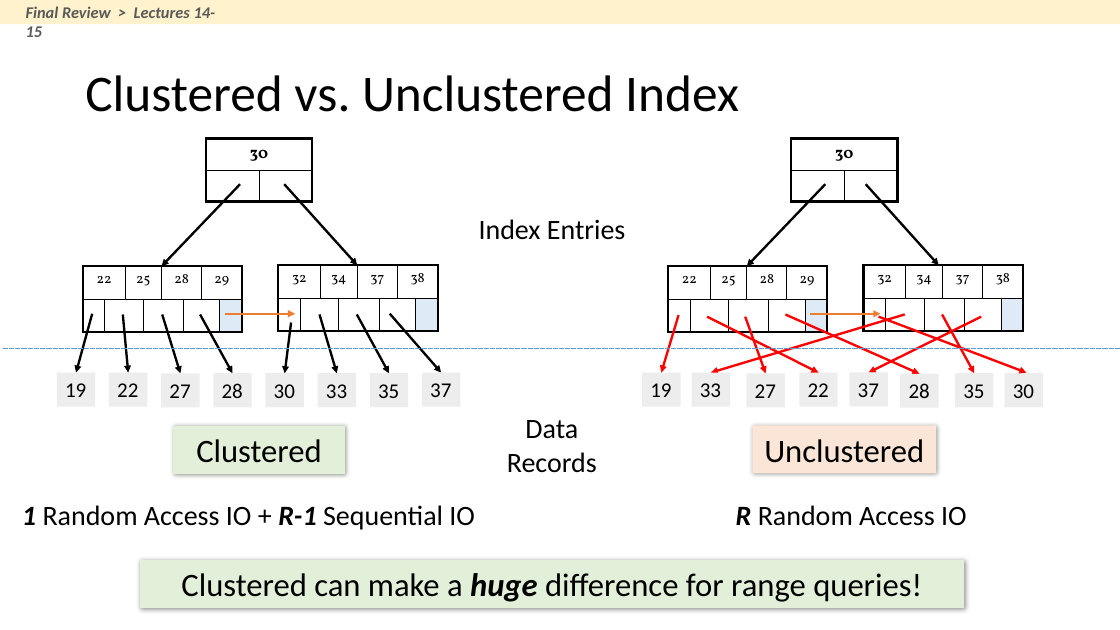
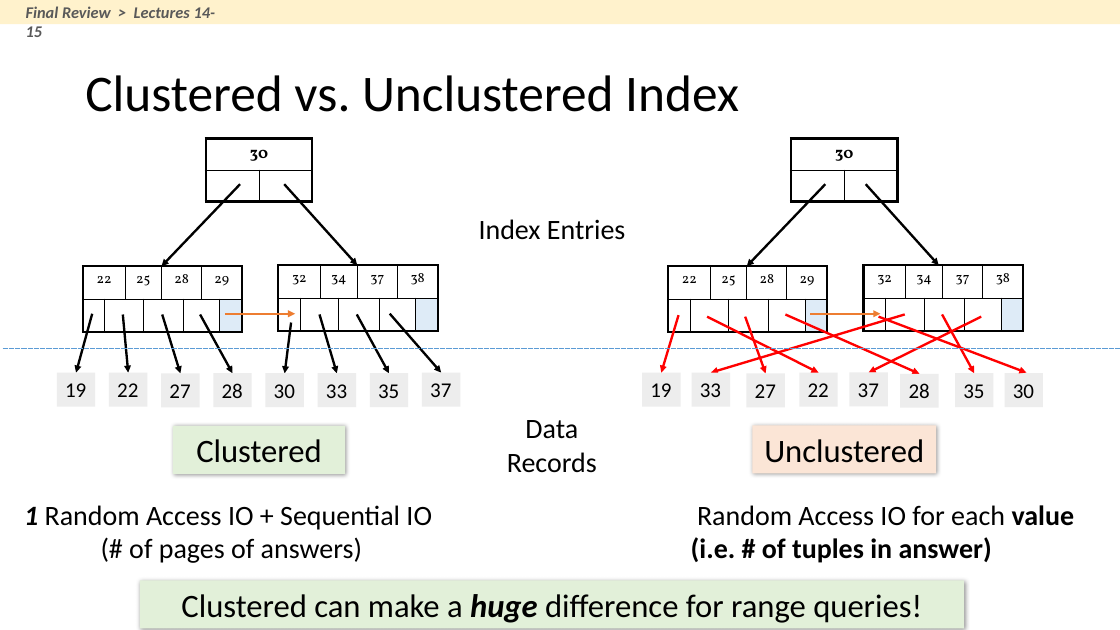
Before and after one commit to XIEQ/cs145-notebooks, a slide deck: slide 18 of final/final_review.pptx. Drawn at 1120x630 pixels with LibreOffice and Linux fonts; fonts in the diff are those of the drawing. Boxes give left, top, right and bottom in pixels: in the first picture for what was removed or moved away, otherwise in the second. Text is boxed around its words. In the diff, an @@ line names an element or a change of style, - is before the commit and + after.

```diff
--- a/final/final_review.pptx
+++ b/final/final_review.pptx
@@ text at bbox=[24, 505, 432, 563]: text changed @@
-1 Random Access IO + R-1 Sequential IO
+1 Random Access IO + Sequential IO
+(# of pages of answers)
@@ text at bbox=[691, 505, 1075, 563]: text changed; bold on @@
-R Random Access IO
+Random Access IO for each value (i.e. # of tuples in answer)
@@ rectangle "Clustered can make a huge ...": place and size @@
-rectangle "Clustered can make a huge ..." at bbox=[139, 560, 964, 607]
+rectangle "Clustered can make a huge ..." at bbox=[139, 581, 964, 628]
```
Also in this commit, not shown: 6 other slides changed, 2 other files.
